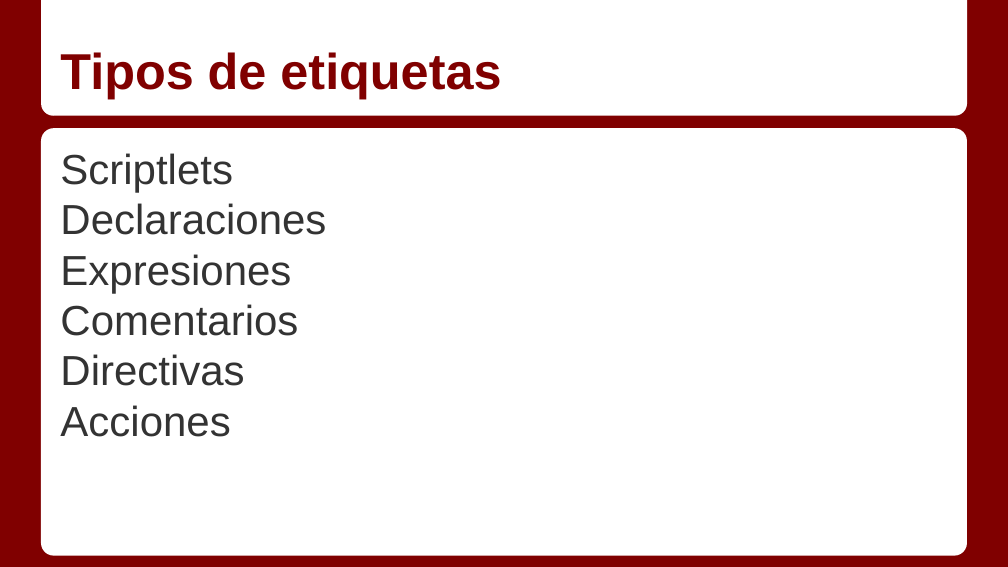
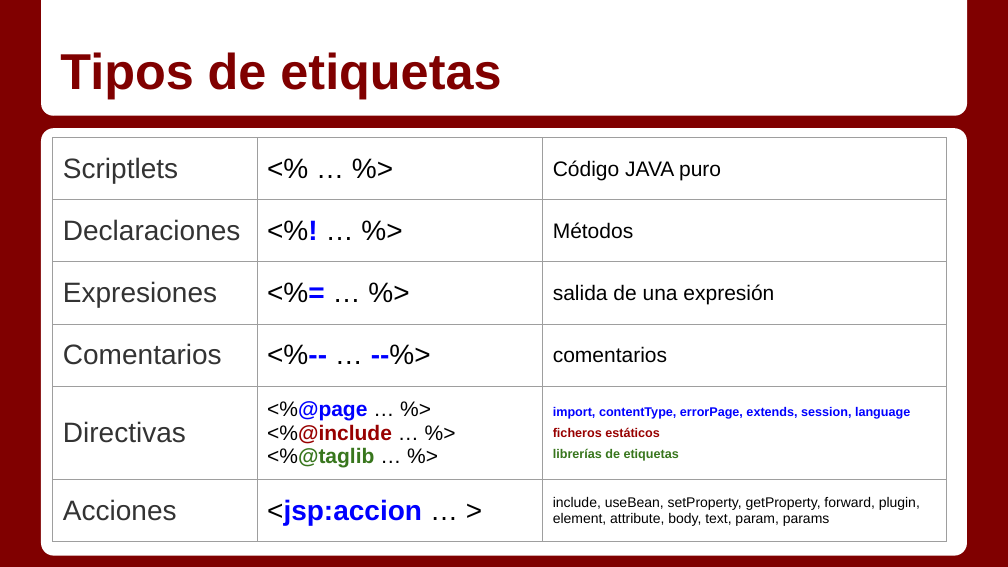
Before and after one commit to Gmuela/Apuntes, a slide deck: slide 7 of Servidor/Temas/2_0 - JSP y JSTL.pptx. Drawn at 1008x567 pixels with LibreOffice and Linux fonts; fonts in the diff are those of the drawing. Boxes give left, top, right and bottom in pixels: in the first picture for what was removed or moved away, otherwise in the second. Text is boxed around its words. In the diff, an @@ line names an element or a change of style, - is before the commit and + after.

```diff
--- a/Servidor/Temas/2_0 - JSP y JSTL.pptx
+++ b/Servidor/Temas/2_0 - JSP y JSTL.pptx
@@ table added at (52,138,947,530), 6 rows, 3 columns @@
+Scriptlets | <% … %> | Código JAVA puro
+Declaraciones | <%! … %> | Métodos
+Expresiones | <%= … %> | salida de una expresión
+Comentarios | <%-- … --%> | comentarios
+Directivas | <%@page … %> / <%@include … %> / <%@taglib … %> | import, contentType, errorPage, extends, session, language / ficheros estáticos / librerías de etiquetas
+Acciones | <jsp:accion … > | include, useBean, setProperty, getProperty, forward, plugin, element, attribute, body, text, param, params
@@ text removed at (60,153,326,437) @@
-Scriptlets
-Declaraciones
-Expresiones
-Comentarios
-Directivas
-Acciones
```
Also in this commit, not shown: 4 other slides changed, 8 other files.
